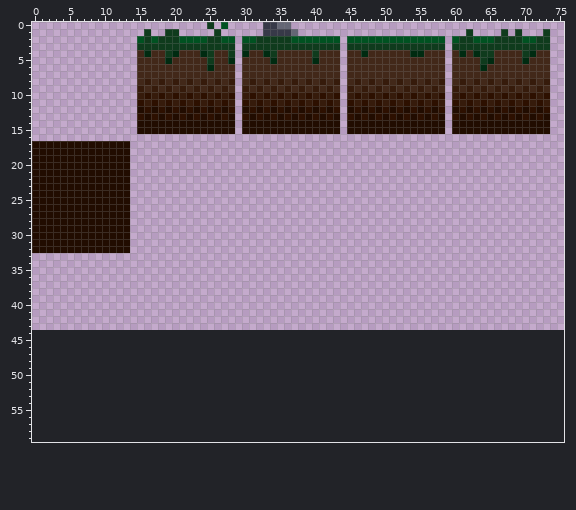
One commit to this sprite sheet: sprites/spr_dirt/layers/8c20382b-1826-45ba-998d-4d69274940a7/6ffd9a74-d5c4-4766-a16a-cb6a8e8ccf56.png. The picture above is the old version.
The file is 76x44 pixels. Colours within 5 levels of each other are drawn and written as one. The old version is drawn lined up with the new one, on the new canvas.
The same view after the edit:
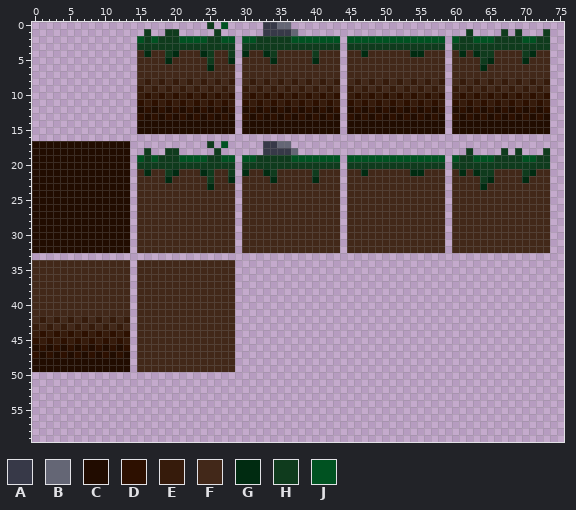
Palette (. is transparent): A #373948  B #646675  C #210c00  D #2d1000  E #361b0b  F #422819  G #002b11  H #0f3b1d  J #005221
The exact change:
canvas 76x44 -> 76x60
Changed rows in their new state; - is an unchanged pixel.
first column x 0:
17 -------------------------H-J-----AABB-------------------------------------
18 ----------------H--HH-----H------AAAAB------------------------H----H-H---H
19 ---------------JHJHHHJJJJHHJJ-JJHHHHHJJJJJJJ-JJJJJJJJJJJJJJ-JHHJJJHHHHJJHH
20 ---------------HHHHHHHHHHHHHH-HHHHHHHHHHHHHH-HHHHHHHHHHHHHH-HHHHHHHHHHHHHH
21 ---------------FGFFHGFFFGHFFH-GFFGHFFFFFHFFF-FFGFFFFFFGGFFF-FGFGHHFFFFHGFF
22 ---------------FFFFGFFFFFHFFG-FFFFGFFFFFGFFF-FFFFFFFFFFFFFF-FFFFHGFFFFGFFF
23 ---------------FFFFFFFFFFGFFF-FFFFFFFFFFFFFF-FFFFFFFFFFFFFF-FFFFGFFFFFFFFF
24 ---------------FFFFFFFFFFFFFF-FFFFFFFFFFFFFF-FFFFFFFFFFFFFF-FFFFFFFFFFFFFF
25 ---------------FFFFFFFFFFFFFF-FFFFFFFFFFFFFF-FFFFFFFFFFFFFF-FFFFFFFFFFFFFF
26 ---------------FFFFFFFFFFFFFF-FFFFFFFFFFFFFF-FFFFFFFFFFFFFF-FFFFFFFFFFFFFF
27 ---------------FFFFFFFFFFFFFF-FFFFFFFFFFFFFF-FFFFFFFFFFFFFF-FFFFFFFFFFFFFF
28 ---------------FFFFFFFFFFFFFF-FFFFFFFFFFFFFF-FFFFFFFFFFFFFF-FFFFFFFFFFFFFF
29 ---------------FFFFFFFFFFFFFF-FFFFFFFFFFFFFF-FFFFFFFFFFFFFF-FFFFFFFFFFFFFF
30 ---------------FFFFFFFFFFFFFF-FFFFFFFFFFFFFF-FFFFFFFFFFFFFF-FFFFFFFFFFFFFF
31 ---------------FFFFFFFFFFFFFF-FFFFFFFFFFFFFF-FFFFFFFFFFFFFF-FFFFFFFFFFFFFF
32 ---------------FFFFFFFFFFFFFF-FFFFFFFFFFFFFF-FFFFFFFFFFFFFF-FFFFFFFFFFFFFF
34 FFFFFFFFFFFFFF-FFFFFFFFFFFFFF---------------------------------------------
35 FFFFFFFFFFFFFF-FFFFFFFFFFFFFF---------------------------------------------
36 FFFFFFFFFFFFFF-FFFFFFFFFFFFFF---------------------------------------------
37 FFFFFFFFFFFFFF-FFFFFFFFFFFFFF---------------------------------------------
38 FFFFFFFFFFFFFF-FFFFFFFFFFFFFF---------------------------------------------
39 FFFFFFFFFFFFFF-FFFFFFFFFFFFFF---------------------------------------------
40 FFFFFFFFFFFFFF-FFFFFFFFFFFFFF---------------------------------------------
41 FFFFFFFFFFFFFF-FFFFFFFFFFFFFF---------------------------------------------
42 FEFEFEFEFEFEFE-FFFFFFFFFFFFFF---------------------------------------------
43 EFEFEFEFEFEFEF-FFFFFFFFFFFFFF---------------------------------------------
44 EDEDEDEDEDEDED-FFFFFFFFFFFFFF---------------------------------------------
45 DEDEDEDEDEDEDE-FFFFFFFFFFFFFF---------------------------------------------
46 CDCDCDCDCDCDCD-FFFFFFFFFFFFFF---------------------------------------------
47 DCDCDCDCDCDCDC-FFFFFFFFFFFFFF---------------------------------------------
48 CCCCCCCCCCCCCC-FFFFFFFFFFFFFF---------------------------------------------
49 CCCCCCCCCCCCCC-FFFFFFFFFFFFFF---------------------------------------------
